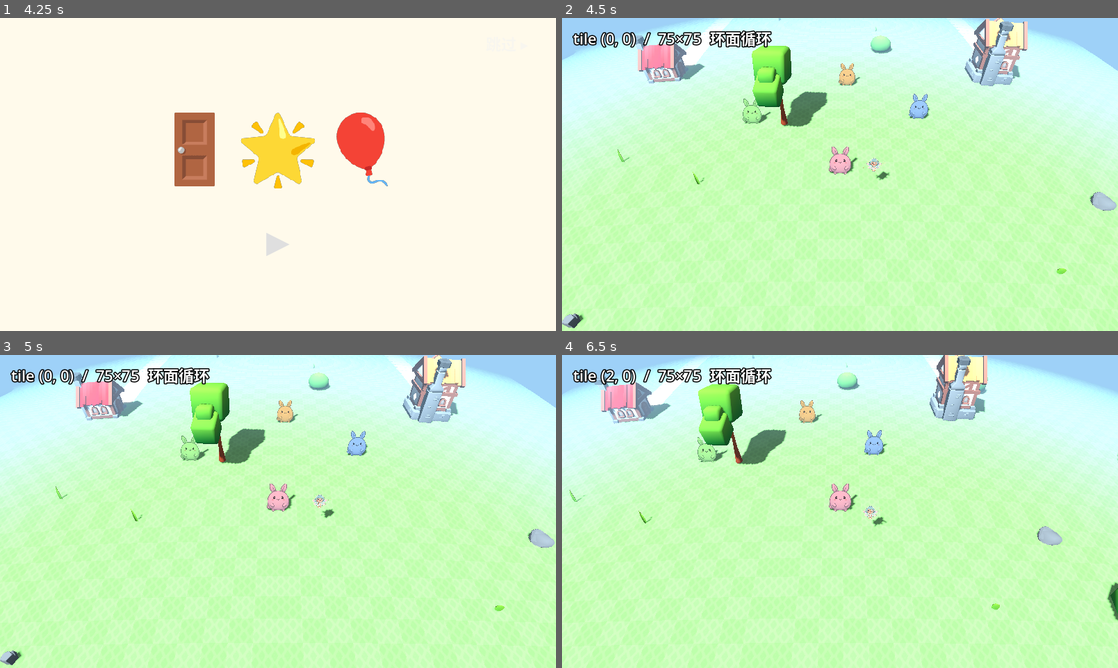
Above: before the commit, frames 1-4 (two rows, left to right).
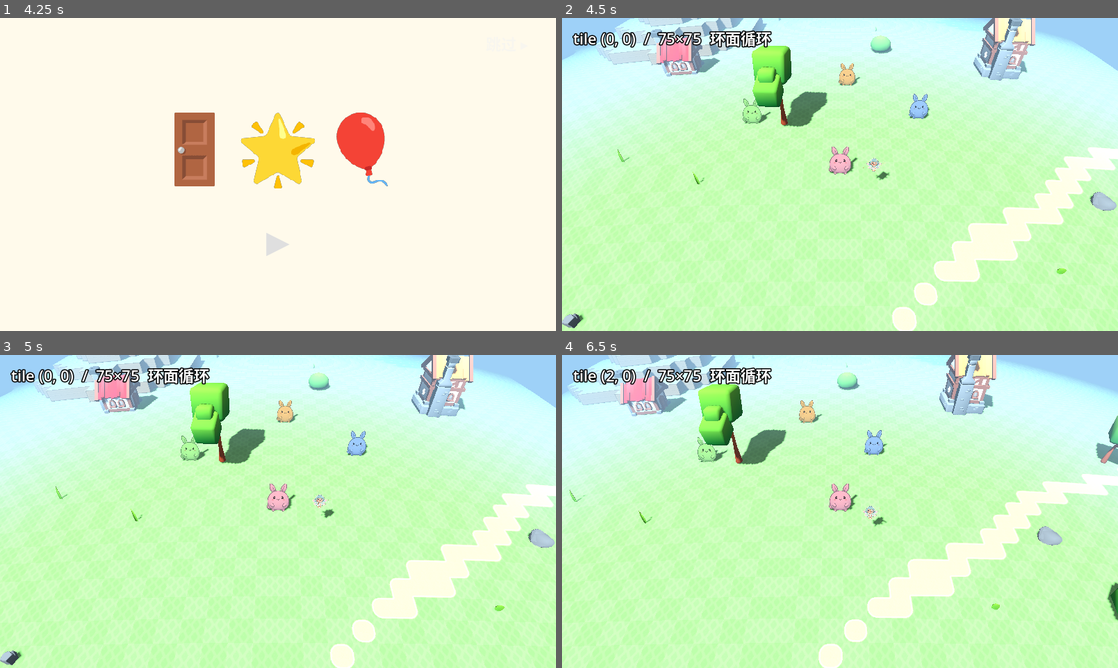
Above: after the commit, the same moments.

Repository: hoveychen/maliang
Game: Godot game, scene res://menu.tscn
Two runs of this game, one before a commit and one after it. Both use one fixed random seed, a clock stepped at 60 frames per second and the inputs below.
Inputs (mouse positions are in pixels of both pictures, inside the frame that each line leads up to):
- Up to frame 1 (4.25 s): tap Enter (ui_accept) at 0.5, 0.77 s; move the mouse to (400, 158) at 0.52 s; hold Right (ui_right) 0.53-1.25 s; click (400, 158) at 0.67 s; click "▶ 出发！" at 1.25 s; click "▶" at 2 s; click "▶" at 2.75 s; click "跳过 ▸" at 3.5 s
- Up to frame 2 (4.5 s): tap Enter (ui_accept) at 4.25 s; drag from (728, 190) to (812, 237) at 4.27 s
- Up to frame 3 (5 s): no input
- Up to frame 4 (6.5 s): move the mouse to (895, 442) at 5.02 s; hold Right (ui_right) 5.03-5.75 s; drag from (812, 574) to (673, 464) at 5.77 s

Frame 1 is identical in both runs. In frame 2, 9.0% of the frame differs, in the area x 6-100%, y 0-100%; in frame 3, 9.0%; in frame 4, 9.9%, in the area x 1-100%, y 0-100%.

Commit message:
feat(world): 地形雕刻——溪流-池塘-沼泽水系/东肩丘/瞭望丘/有机路网/环面小径，新增全图连通性不变量

Diff:
--- a/scripts/terrain_map.gd
+++ b/scripts/terrain_map.gd
@@ -5,14 +5,19 @@
 ## 逻辑网格沿用 WorldGrid（75×75 tile，环面 wrap）；本类只是数据，渲染在 chunk_manager。
 ##
 ## 默认地形布局（手绘式确定性生成，坐标单位 = tile 索引 0..74）：
-## - 村庄路网：三条纵向双宽路（x=12/37/61 列）+ 一条横向双宽路（z=37 行）+ 中央广场
-## - 池塘：村庄西南 (24.5, 24.5) 椭圆水面（岸边全部平地）
-## - 北部演示山：(37.5, 6.5) 八级同心台地（织梦岛式；东西向缓坡可逐级爬，南北向陡崖多级跳变）
+## - 北部主峰：(37.5, 6.5) 八级同心台地（西山脊缓坡可逐级爬到峰顶，南面陡崖）
+## - 东北肩丘：(56.5, 8.5) 三级矮丘，与主峰之间留一条山口谷地
+## - 东南瞭望丘：(59.5, 54.5) 三级缓坡（每环 +1 级可直接走上去），顶上是风车平台
+## - 水系：主峰南麓涌泉 → 溪流汇入池塘 (24.5, 24.5) → 南出水口蜿蜒 → 西南沼泽小潭；
+##   水面全部高度 0、岸边平地；西辐路压过出水口形成涉水石滩（先画水后画路）
+## - 路网：中央广场 + 四条辐路（北→登山口接上山小径、西→池塘观景、东→拐向风车丘
+##   再有支径爬上丘顶、南→集市小广场），另有一条草甸小径从集市穿过环面接缝回到
+##   西北出生林间空地——环面世界「一直往南走会从山背后回来」的示范
 
 const T_GRASS := 0
 const T_PATH := 1
 const T_WATER := 2
-const MAX_HEIGHT := 255   ## 数据上限（存储为 byte）；默认地形演示山只到 8 级
+const MAX_HEIGHT := 255   ## 数据上限（存储为 byte）；默认地形主峰只到 8 级
 const STEP_HEIGHT := 2.0  ## 每级台阶的世界高度（米）= 1 格（tile 边长）；相邻 tile 跳变可超 1 级（陡崖）
 
 static var _types := PackedByteArray()
@@ -62,19 +67,50 @@
 	_paint()
 
 static func _paint() -> void:
-	# 北部演示山：8 级同心椭圆台地，逐级覆盖抬高（每级 x 缩 1.3、z 缩 0.75 tile）
+	# ---- 高地 ----
+	# 北部主峰：8 级同心椭圆台地（每级 x 缩 1.3、z 缩 0.75 tile；测试/POI/爬坡路线锚定，勿动）
 	for lvl in range(1, 9):
 		_paint_ellipse_height(37.5, 6.5, 12.0 - 1.3 * float(lvl), 6.8 - 0.75 * float(lvl), lvl)
+	# 东北肩丘：主峰东侧 1..3 级矮丘，与主峰之间在 x≈49 留出山口谷地
+	for lvl in range(1, 4):
+		_paint_ellipse_height(56.5, 8.5, 6.0 - 1.6 * float(lvl - 1), 4.8 - 1.2 * float(lvl - 1), lvl)
+	# 东南瞭望丘：3 级缓坡（同心每环 +1，任意方向都能走上去），顶面留 3×3 平台放风车
+	for lvl in range(1, 4):
+		_paint_ellipse_height(59.5, 54.5, 7.5 - 2.25 * float(lvl - 1), 6.0 - 1.8 * float(lvl - 1), lvl)
 
-	# 村庄路网：z 范围避开北部高地（z>=14）
-	_paint_rect_type(12, 14, 13, 61, T_PATH)   # 西纵路
-	_paint_rect_type(37, 14, 38, 61, T_PATH)   # 中纵路
-	_paint_rect_type(61, 14, 62, 61, T_PATH)   # 东纵路
-	_paint_rect_type(14, 37, 61, 38, T_PATH)   # 横路
+	# ---- 水系（全部处于高度 0 平地；折线顶点取 tile 中心保证顶点 tile 必为水）----
+	# 涌泉溪：主峰南麓 (29,13) 涌出，向西南汇入池塘北岸
+	_paint_polyline_type([Vector2(29.5, 13.5), Vector2(27.5, 17.5), Vector2(25.5, 20.5)], 0.7, T_WATER)
+	# 池塘（原位保持——poi_pond 与岸线测试锚定于此）
+	_paint_ellipse_type(24.5, 24.5, 5.5, 4.2, T_WATER)
+	# 出水口：池塘南岸向南蜿蜒（其中 (21,37) 一带稍后被西辐路盖成涉水石滩）
+	_paint_polyline_type([
+		Vector2(23.5, 29.5), Vector2(22.5, 33.5), Vector2(21.5, 37.5),
+		Vector2(19.5, 42.5), Vector2(16.5, 46.5), Vector2(14.5, 49.5)], 0.7, T_WATER)
+	# 西南沼泽小潭：溪流归宿
+	_paint_ellipse_type(13.5, 50.5, 3.0, 2.5, T_WATER)
+
+	# ---- 路网（后画：与水交叉处路面自然盖过水 = 涉水石滩）----
 	_paint_rect_type(34, 34, 41, 41, T_PATH)   # 中央广场（水井所在）
-
-	# 池塘（村庄西南，避开路网与高地；水面必须整体高度 0）
-	_paint_ellipse_type(24.5, 24.5, 5.5, 4.2, T_WATER)
+	_paint_rect_type(37, 14, 38, 33, T_PATH)   # 北辐路：广场 → 主峰登山口
+	_paint_rect_type(37, 42, 38, 60, T_PATH)   # 南辐路：广场 → 集市小广场
+	_paint_rect_type(14, 37, 33, 38, T_PATH)   # 西辐路：广场 → 西郊（压过出水口成石滩）
+	_paint_rect_type(42, 37, 51, 38, T_PATH)   # 东辐路：广场 → 东郊
+	_paint_rect_type(35, 61, 40, 63, T_PATH)   # 集市小广场（南辐路尽头）
+	# 西辐路支径：拐向池塘南岸观景处
+	_paint_polyline_type([Vector2(15.5, 37.5), Vector2(17.5, 33.5), Vector2(20.5, 30.5)], 1.0, T_PATH)
+	# 东辐路支径：拐向东南，接瞭望丘西麓
+	_paint_polyline_type([Vector2(51.5, 38.5), Vector2(54.5, 43.5), Vector2(53.5, 47.5)], 1.0, T_PATH)
+	# 瞭望丘登顶小径：沿缓坡爬到 h2 环便收——顶面 3×3 平台留纯草放风车
+	_paint_polyline_type([Vector2(53.5, 47.5), Vector2(56.5, 50.5), Vector2(57.5, 51.5)], 0.7, T_PATH)
+	# 上山小径：登山口沿山脚绕到西山脊，再沿脊线（z=6 行，逐级 +1）登顶
+	_paint_polyline_type([
+		Vector2(37.5, 14.5), Vector2(32.5, 11.5), Vector2(28.5, 8.5),
+		Vector2(26.5, 6.5), Vector2(33.5, 6.5), Vector2(37.5, 6.5)], 0.7, T_PATH)
+	# 草甸小径：集市向西南穿过环面接缝（z 越过 74 wrap 回 0），回到西北出生林间空地
+	_paint_polyline_type([
+		Vector2(37.5, 63.5), Vector2(30.5, 67.5), Vector2(22.5, 70.5),
+		Vector2(14.5, 73.5), Vector2(9.5, 77.5), Vector2(4.5, 80.5), Vector2(2.5, 82.5)], 0.7, T_PATH)
 
 ## 矩形 tile 区域 [x0..x1]×[z0..z1] 涂类型（含端点）。
 static func _paint_rect_type(x0: int, z0: int, x1: int, z1: int, t: int) -> void:
@@ -96,6 +132,19 @@
 			if _in_ellipse(x, z, cx, cz, rx, rz):
 				_heights[_idx(Vector2i(x, z))] = h
 
+## 沿折线涂类型：tile 中心到任一线段距离 ≤ radius（tile 单位）者涂 t。
+## 顶点坐标可越出 [0,75)，_idx 会环面 wrap——用于画穿过接缝的小径。
+static func _paint_polyline_type(pts: Array, radius: float, t: int) -> void:
+	for i in range(pts.size() - 1):
+		var a: Vector2 = pts[i]
+		var b: Vector2 = pts[i + 1]
+		for z in range(int(minf(a.y, b.y) - radius) - 1, int(maxf(a.y, b.y) + radius) + 2):
+			for x in range(int(minf(a.x, b.x) - radius) - 1, int(maxf(a.x, b.x) + radius) + 2):
+				var c := Vector2(float(x) + 0.5, float(z) + 0.5)
+				var q := Geometry2D.get_closest_point_to_segment(c, a, b)
+				if c.distance_to(q) <= radius:
+					_types[_idx(Vector2i(x, z))] = t
+
 static func _in_ellipse(x: int, z: int, cx: float, cz: float, rx: float, rz: float) -> bool:
 	var dx := (float(x) + 0.5 - cx) / rx
 	var dz := (float(z) + 0.5 - cz) / rz
--- a/test/test_terrain_map.gd
+++ b/test/test_terrain_map.gd
@@ -31,14 +31,37 @@
 
 	# 已知样本点（与 terrain_map.gd 的 _paint 布局对应）
 	fails += _check("plaza is path", TerrainMap.tile_type(Vector2i(37, 37)), TerrainMap.T_PATH)
-	fails += _check("west road is path", TerrainMap.tile_type(Vector2i(12, 30)), TerrainMap.T_PATH)
+	fails += _check("north road is path", TerrainMap.tile_type(Vector2i(37, 20)), TerrainMap.T_PATH)
+	fails += _check("market square is path", TerrainMap.tile_type(Vector2i(37, 62)), TerrainMap.T_PATH)
 	fails += _check("pond is water", TerrainMap.tile_type(Vector2i(24, 24)), TerrainMap.T_WATER)
+	fails += _check("spring is water", TerrainMap.tile_type(Vector2i(29, 13)), TerrainMap.T_WATER)
+	fails += _check("marsh pool is water", TerrainMap.tile_type(Vector2i(13, 50)), TerrainMap.T_WATER)
 	fails += _check("mountain peak h8", TerrainMap.tile_height(Vector2i(37, 6)), 8)
 	fails += _check("mountain mid h5", TerrainMap.tile_height(Vector2i(33, 8)), 5)
+	fails += _check("shoulder hill h1", TerrainMap.tile_height(Vector2i(51, 8)), 1)
+	fails += _check("shoulder hill top h3", TerrainMap.tile_height(Vector2i(56, 8)), 3)
+	fails += _check("lookout hill h1", TerrainMap.tile_height(Vector2i(55, 58)), 1)
 	fails += _check("far corner grass", TerrainMap.tile_type(Vector2i(2, 70)), TerrainMap.T_GRASS)
 	fails += _check("far corner flat", TerrainMap.tile_height(Vector2i(2, 70)), 0)
 
-	# 全图最高点 = 演示山 8 级
+	# 涉水石滩：西辐路压过出水口——路面处是路，路两侧溪水延续
+	fails += _check("ford is path", TerrainMap.tile_type(Vector2i(21, 37)), TerrainMap.T_PATH)
+	fails += _check("stream above ford", TerrainMap.tile_type(Vector2i(21, 36)), TerrainMap.T_WATER)
+	fails += _check("stream below ford", TerrainMap.tile_type(Vector2i(20, 39)), TerrainMap.T_WATER)
+
+	# 草甸小径穿过环面接缝：南草甸段、接缝另一头的出生空地段都是路
+	fails += _check("meadow trail mid", TerrainMap.tile_type(Vector2i(22, 70)), TerrainMap.T_PATH)
+	fails += _check("meadow trail past seam", TerrainMap.tile_type(Vector2i(2, 7)), TerrainMap.T_PATH)
+
+	# 风车平台：瞭望丘顶 3×3 全部 h3 草地（放得下风车）
+	var bad_plat := 0
+	for z in range(53, 56):
+		for x in range(58, 61):
+			if TerrainMap.tile_height(Vector2i(x, z)) != 3 or TerrainMap.tile_type(Vector2i(x, z)) != TerrainMap.T_GRASS:
+				bad_plat += 1
+	fails += _check("windmill platform flat h3", bad_plat, 0)
+
+	# 全图最高点 = 主峰 8 级（丘陵都更矮）
 	var hmax := 0
 	for z in range(n):
 		for x in range(n):
@@ -54,7 +77,7 @@
 	fails += _check("center roundtrip x", float(WorldGrid.to_tile(c).x), 10.0)
 	fails += _check("center roundtrip z", float(WorldGrid.to_tile(c).y), 20.0)
 
-	# 演示山东西向缓坡可逐级爬：沿 z=6 行从西侧山脚到峰顶，高度单调不减且首尾贯通
+	# 主峰西山脊缓坡可逐级爬：沿 z=6 行从西侧山脚到峰顶，高度单调不减且首尾贯通
 	# （南北向允许多级陡崖——能否攀爬是移动规则的事，不是地形不变量）
 	var prev := 0
 	var monotonic := true
@@ -65,11 +88,48 @@
 		prev = hx
 	fails += _check("west ridge climbs to peak", 1 if (monotonic and prev == 8) else 0, 1)
 
+	# 连通性不变量：从中央广场出发按移动规则（8 向、对角不穿角）BFS，
+	# 每一块非水 tile 都可达——保证雕出来的世界没有走不到的死区。
+	fails += _check("all land reachable from plaza", _unreachable_land(Vector2i(37, 37)), 0)
+
 	if fails == 0:
 		print("terrain_map tests PASS")
 	else:
 		printerr("terrain_map tests FAILED: %d" % fails)
 	quit(fails)
+
+## 从 start 按 can_step 做 8 向 BFS（对角要求两正交邻居也可走，防穿角），
+## 返回不可达的非水 tile 数。
+func _unreachable_land(start: Vector2i) -> int:
+	var n := WorldGrid.GRID_TILES
+	var seen := PackedByteArray()
+	seen.resize(n * n)
+	var queue: Array[Vector2i] = [start]
+	seen[start.y * n + start.x] = 1
+	var head := 0
+	while head < queue.size():
+		var t := queue[head]
+		head += 1
+		for dz in range(-1, 2):
+			for dx in range(-1, 2):
+				if dx == 0 and dz == 0:
+					continue
+				var q := Vector2i(posmod(t.x + dx, n), posmod(t.y + dz, n))
+				if seen[q.y * n + q.x] == 1 or not TerrainMap.can_step(t, q):
+					continue
+				if dx != 0 and dz != 0:  # 对角：两正交邻居都可走才允许
+					if not TerrainMap.can_step(t, Vector2i(posmod(t.x + dx, n), t.y)):
+						continue
+					if not TerrainMap.can_step(t, Vector2i(t.x, posmod(t.y + dz, n))):
+						continue
+				seen[q.y * n + q.x] = 1
+				queue.append(q)
+	var missed := 0
+	for z in range(n):
+		for x in range(n):
+			if seen[z * n + x] == 0 and TerrainMap.tile_type(Vector2i(x, z)) != TerrainMap.T_WATER:
+				missed += 1
+	return missed
 
 func _check(name: String, got: Variant, want: Variant) -> int:
 	if typeof(got) == TYPE_FLOAT:
